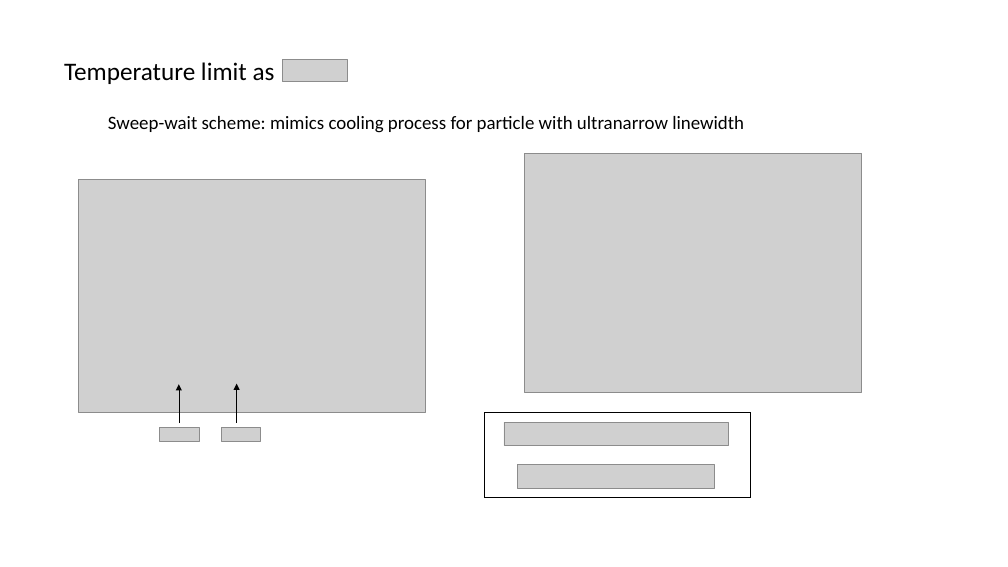
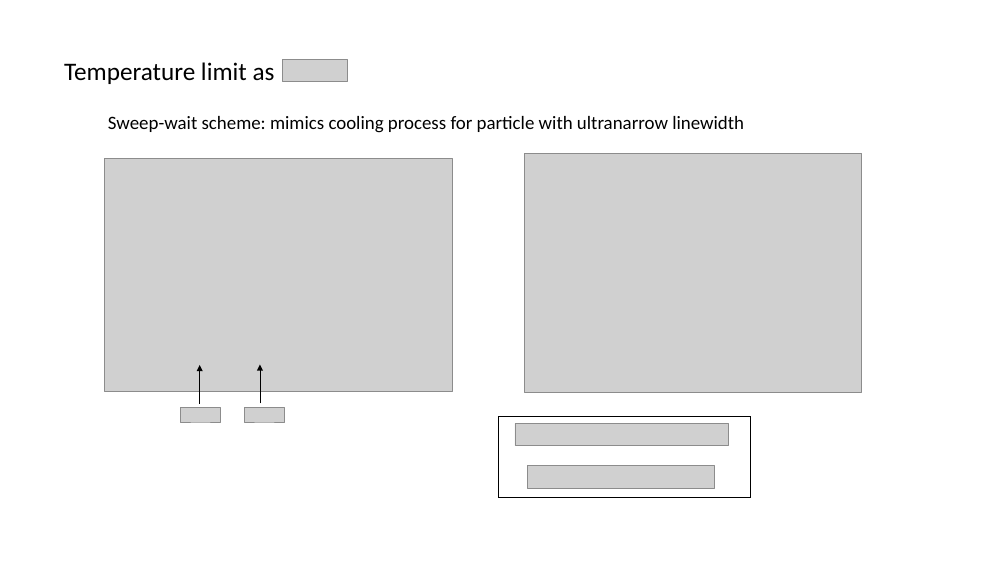
Before and after one commit to huanium/huanium, a slide deck: slide 23 of MIT PhD/ZGS/ZGS -Aug-26-2022/BUI-ZGS-Aug-26-2022.pptx (slide 11 before the commit). Drawn at 1008x567 pixels with LibreOffice and Linux fonts; fonts in the diff are those of the drawing; grey boxes stand for pictures. Boxes give left, top, right and bottom in pixels: in the first picture for what was removed or moved away, otherwise in the second. Text is boxed around its words. In the diff, an @@ line names an element or a change of style, - is before the commit and + after.

```diff
--- a/MIT PhD/ZGS/ZGS -Aug-26-2022/BUI-ZGS-Aug-26-2022.pptx
+++ b/MIT PhD/ZGS/ZGS -Aug-26-2022/BUI-ZGS-Aug-26-2022.pptx
@@ picture: place and size @@
-picture at [79,180,426,413]
+picture at [104,159,452,392]
@@ 2 pictures, 1 arrow: place and size @@
-2 pictures, 1 arrow at [160,384,261,442]
+2 pictures, 1 arrow at [181,365,284,423]
@@ arrow moved from (237, 423) - (237, 383) to (260, 404) - (260, 364) @@
@@ rectangle: place and size @@
-rectangle at [485,412,751,498]
+rectangle at [498,417,751,498]
@@ picture: place and size @@
-picture at [504,422,729,445]
+picture at [515,423,728,445]
@@ picture: place and size @@
-picture at [518,465,715,488]
+picture at [528,466,715,488]
```
Also in this commit, not shown: 11 other slides changed, 17 slides added, 1 slide removed, 11 other files.
